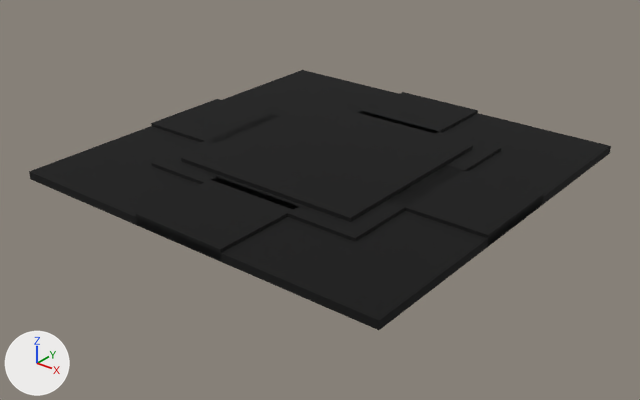
The OBJ model Assets/Temporary Assets/WaveFunctionCollapse/Old/Rhino Model/01.obj: old version first, new version second.
Before and after are seen from a camera (50 mm lens) standing at (34.3, -21.2, 17.3) and looking at (10.2, 9.0, -1.4). Every picture has the same lights, and +X, +Y and +Z are marked at lower left. Where no turn or scale is listed for an object, it has been applied to the vertices.
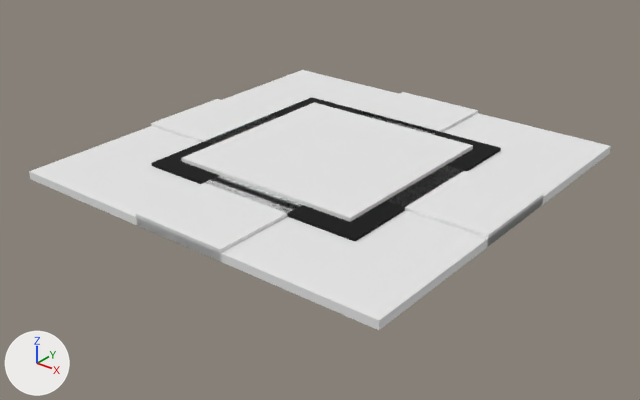
What differs and where, as boxes (x1, y1, x2, y2) in the pictures (640 x 400 px):
'object_4', recoloured (black to white)
    both: (181, 102, 473, 222)
'object_6', recoloured (black to white)
    both: (177, 211, 517, 330)
'object_8', recoloured (black to white)
    both: (29, 126, 201, 243)
'object_1', recoloured (black to white)
    both: (136, 92, 478, 261)
'object_2', recoloured (black to white)
    both: (151, 99, 543, 247)
'object_7', recoloured (black to white)
    both: (444, 113, 611, 224)
'object_5', recoloured (black to white)
    both: (223, 70, 398, 114)

What the commit changed:
Material '??' (mat_x) is new.
Its base color is (0.8, 0.8, 0.8) (white #e7e7e7).
Its roughness is 1.0.
me_object_1 has 8 vertices, 8 faces and spans x 7.5..12.5, y 0.0..20.0, z 0.0..0.6.
me_object_1 no longer uses material mat_diffuse_black (black #000000).
me_object_1 now uses material mat_x (white #e7e7e7).
me_object_2 has 8 vertices, 8 faces and spans x 0.0..20.0, y 7.5..12.5, z 0.0..0.6.
me_object_2 no longer uses material mat_diffuse_black (black #000000).
me_object_2 now uses material mat_x (white #e7e7e7).
me_object_4 has 8 vertices, 8 faces and spans x 5.0..15.0, y 5.0..15.0, z 0.0..0.75.
me_object_4 no longer uses material mat_diffuse_black (black #000000).
me_object_4 now uses material mat_x (white #e7e7e7).
me_object_5 has 8 vertices, 8 faces and spans x 0.0..10.0, y 10.0..20.0, z 0.0..0.4.
me_object_5 no longer uses material mat_diffuse_black (black #000000).
me_object_5 now uses material mat_x (white #e7e7e7).
me_object_6 has 8 vertices, 8 faces and spans x 10.0..20.0, y 0.0..10.0, z 0.0..0.4.
me_object_6 no longer uses material mat_diffuse_black (black #000000).
me_object_6 now uses material mat_x (white #e7e7e7).
me_object_7 has 8 vertices, 8 faces and spans x 10.0..20.0, y 10.0..20.0, z 0.0..0.4.
me_object_7 no longer uses material mat_diffuse_black (black #000000).
me_object_7 now uses material mat_x (white #e7e7e7).
me_object_8 has 8 vertices, 8 faces and spans x 0.0..10.0, y 0.0..10.0, z 0.0..0.4.
me_object_8 no longer uses material mat_diffuse_black (black #000000).
me_object_8 now uses material mat_x (white #e7e7e7).
